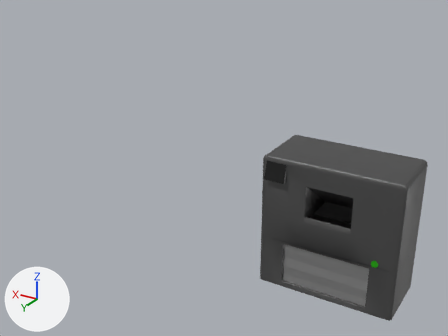
The Blender file muelltrenner-model.blend as it was, and as the next commit left it.
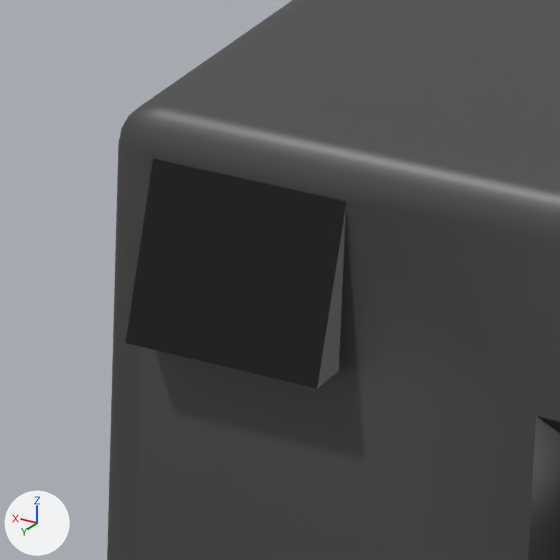
The first picture shows the older version from a 50 mm lens placed at (-1.05, 3.02, 2.08), pointed at (0.41, 0.6, 0.87). The close-ups show both versions on the part from 56% to 69% of the width and 43% to 60% of the height of that picture; other places that the commit changed are outside them. Every picture has the same lights, and +X, +Y and +Z are marked at lower left.

Names of what the first close-up shows: 'Housing', 'Plane for indicators', 'Plane for indicators.001'.
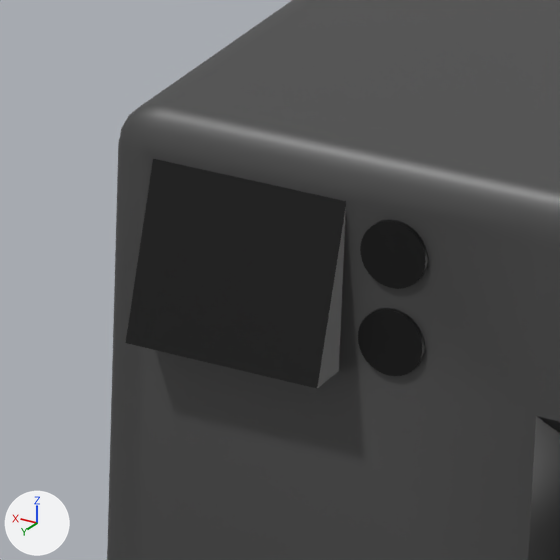
Location of each change, [x1, y1, x2, y2] in pixels of the close-ups (560 x 560 px):
```json
{"object": "Button.006", "change": "added", "after": [360, 222, 425, 289], "on screen": "black"}
{"object": "Button.007", "change": "added", "after": [358, 310, 422, 376], "on screen": "black"}
{"object": "Button.005", "change": "added", "after": [370, 308, 425, 366]}
{"object": "Button", "change": "reshaped, moved", "after": [372, 220, 428, 278], "on screen": "not visible before"}
```

Scene script edits in JSON lines:
```json
{"block": "me_cylinder", "where": "# used by ob_button; location = (-0.2796, 0.2006, 0.3204); rotation_euler = (1.571, 0.0, 0.0), in degrees (90, 0, 0); scale = (0.0196, 0.0196, 0.00237)"}
{"op": "remove", "block": "me_cylinder", "code": "me_cylinder.from_pydata(...)  # 64 vertices, 34 faces; spans x -1.0..1.0, y -1.0..1.0, z -1.0..1.0"}
{"op": "add", "block": "me_cylinder", "code": "me_cylinder.from_pydata(...)  # 64 vertices, 33 faces; spans x -1.0..1.0, y -1.0..1.0, z -1.0..1.0"}
{"block": "me_cylinder", "change": "me_cylinder part 1: 33 faces spanning x -1.0..1.0, y -1.0..1.0, z -1.0..1.0 switch from mat_material (green #46e72a) to mat_material_007 (black #000000)"}
{"op": "add", "block": "me_cylinder_007", "code": ["me_cylinder_007 = bpy.data.meshes.new('Cylinder.007')", "me_cylinder_007.from_pydata(...)  # 32 vertices, 1 face; spans x -1.0..1.0, y -1.0..1.0, z -1.0", "me_cylinder_007.polygons.foreach_set('use_smooth', [True] * 1)", "me_cylinder_007.materials.append(mat_material_007)  # black #000000"]}
{"op": "add", "block": "me_cylinder_005", "code": ["me_cylinder_005 = bpy.data.meshes.new('Cylinder.005')", "me_cylinder_005.from_pydata(...)  # 64 vertices, 33 faces; spans x -1.0..1.0, y -1.0..1.0, z -1.0..1.0", "me_cylinder_005.polygons.foreach_set('use_smooth', [True] * 33)", "me_cylinder_005.materials.append(mat_material_007)  # black #000000"]}
{"op": "set", "path": "ob_button.location", "old": "(-0.2796, 0.2006, 0.3204)", "new": "(0.2219, 0.2006, 0.7476)"}
{"op": "add", "block": "ob_button_007", "code": ["ob_button_007 = bpy.data.objects.new('Button.007', me_cylinder_007)", "ob_button_007.location = (0.2211, 0.2006, 0.695)", "ob_button_007.rotation_euler = (1.571, 0.0, 0.0)  # degrees (90, 0, 0)", "ob_button_007.scale = (0.0196, 0.0196, 0.00237)"]}
{"op": "add", "block": "ob_button_006", "code": ["ob_button_006 = bpy.data.objects.new('Button.006', me_cylinder_007.copy())", "ob_button_006.location = (0.2219, 0.2006, 0.7476)", "ob_button_006.rotation_euler = (1.571, 0.0, 0.0)  # degrees (90, 0, 0)", "ob_button_006.scale = (0.0196, 0.0196, 0.00237)"]}
{"op": "add", "block": "ob_button_005", "code": ["ob_button_005 = bpy.data.objects.new('Button.005', me_cylinder_005)", "ob_button_005.location = (0.2211, 0.2006, 0.695)", "ob_button_005.rotation_euler = (1.571, 0.0, 0.0)  # degrees (90, 0, 0)", "ob_button_005.scale = (0.0196, 0.0196, 0.00237)"]}
```
